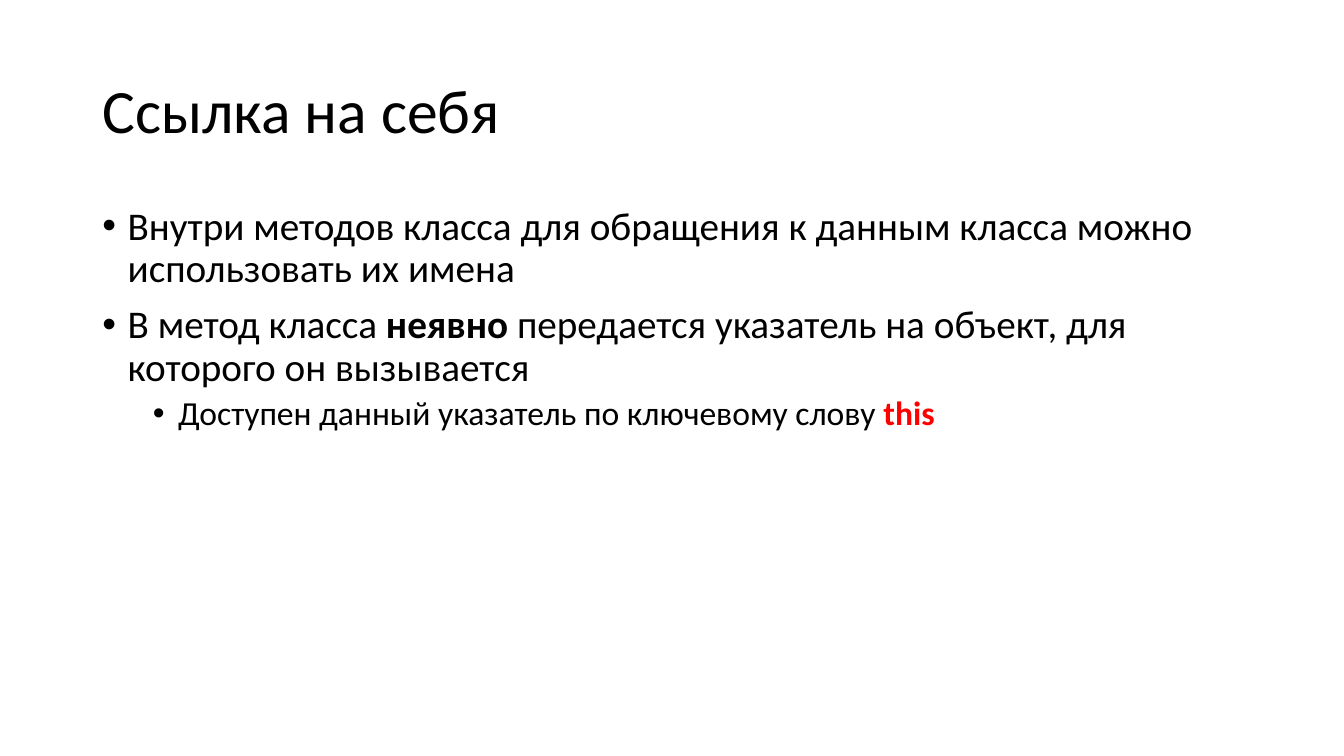
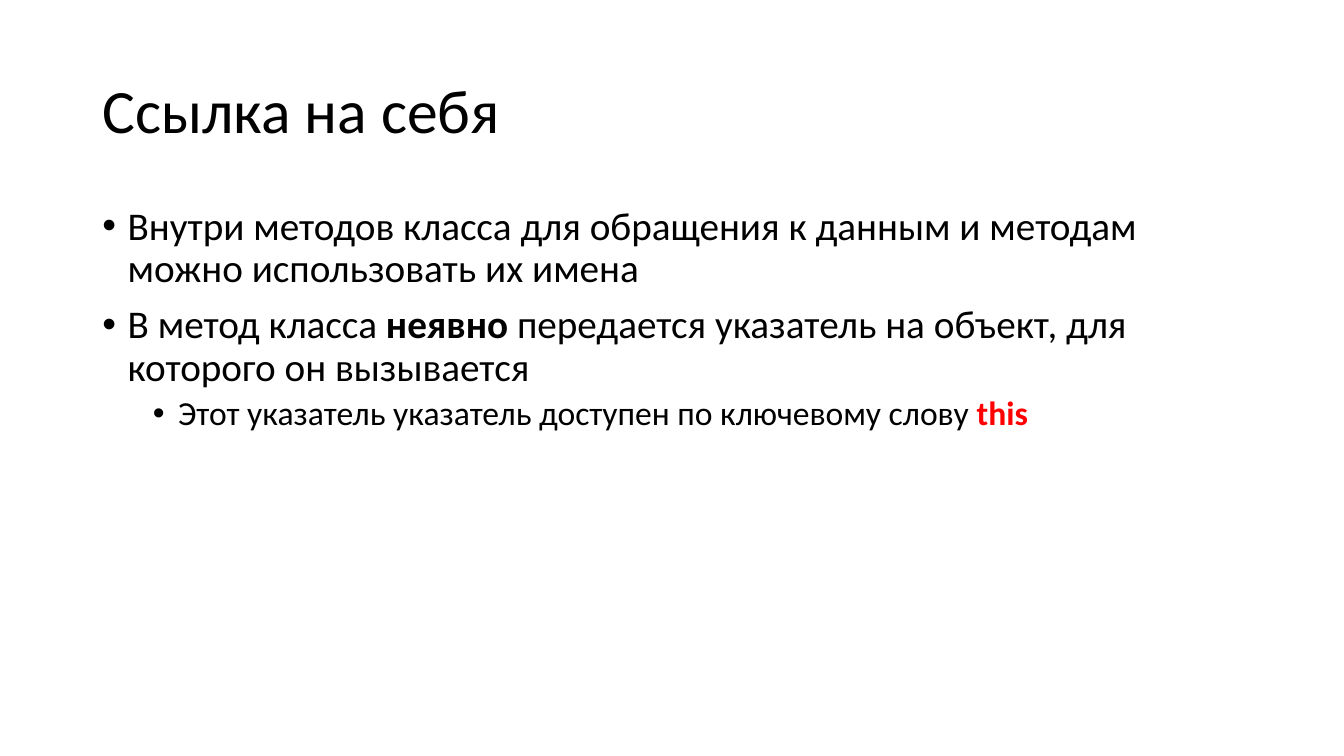
Before and after one commit to alexey-malov/oop, a slide deck: slide 62 of lectures/02/Основы ООП.pptx (slide 60 before the commit). Drawn at 1344x756 pixels with LibreOffice and Linux fonts; fonts in the diff are those of the drawing. Boxes give left, top, right and bottom in pixels: in the first picture for what was removed or moved away, otherwise in the second. Text is boxed around its words. In the diff, an @@ line names an element or a change of style, - is before the commit and + after.

```diff
--- a/lectures/02/Основы ООП.pptx
+++ b/lectures/02/Основы ООП.pptx
@@ text at (128,213,1136,283): text changed @@
-• Внутри методов класса для обращения к данным класса можно использовать их имена
+• Внутри методов класса для обращения к данным и методам можно использовать их имена
@@ text at (178,401,1028,431): text changed @@
-  • Доступен данный указатель по ключевому слову this
+  • Этот указатель указатель доступен по ключевому слову this
```
Also in this commit, not shown: 13 other slides changed, 5 slides added, 7 other files.
